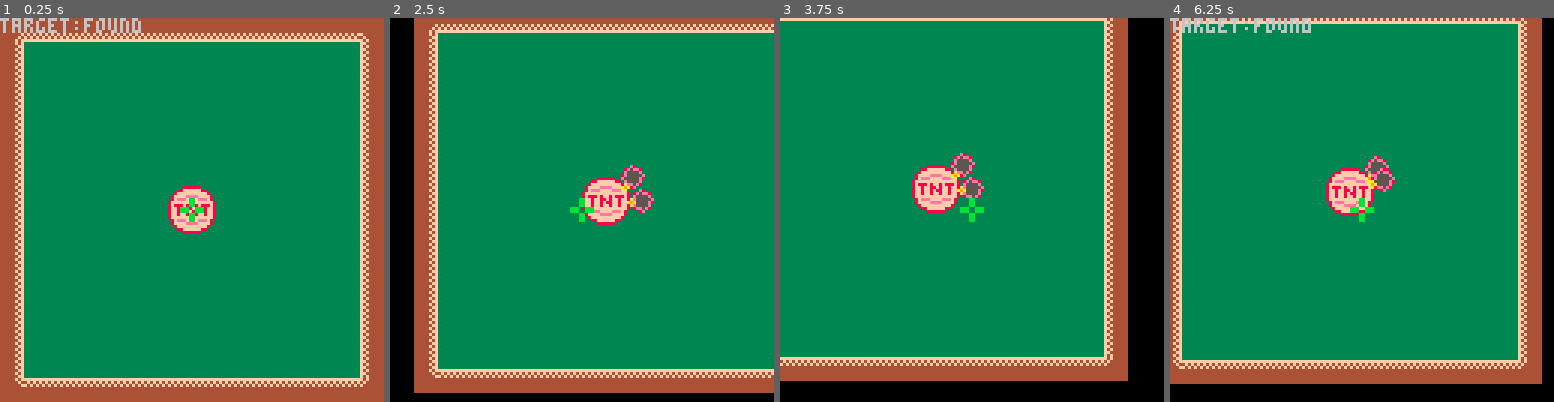
Above: before the commit, frames 1-4 (left to right).
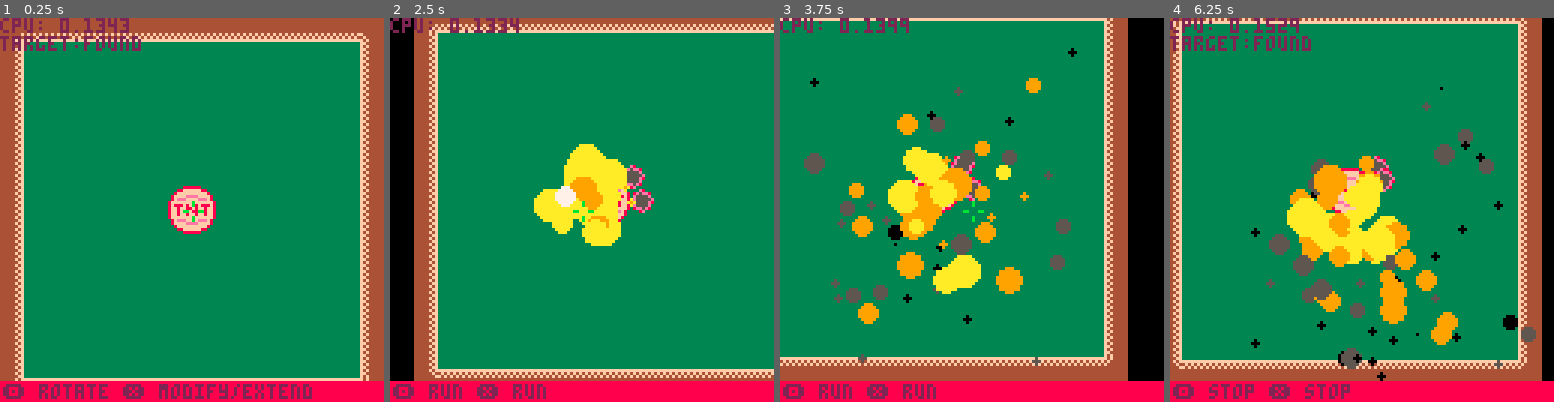
Above: after the commit, the same moments.

Repository: chromex/gamejaming
Game: PICO-8 cartridge wsu25/untitled.p8
Two runs of this game, one before a commit and one after it. Both use one fixed random seed, a clock stepped at 60 frames per second and the inputs below.
Inputs:
- Up to frame 1 (0.25 s): no input
- Up to frame 2 (2.5 s): tap O (Z key) at 0.33, 0.7, 1.43, 2.22 s; tap X (X key) at 1.07, 2.07, 2.4 s; hold Left 1.97-2.37 s; hold Down from 2.42 s (still down)
- Up to frame 3 (3.75 s): tap X (X key) every 0.33 s from 2.73 to 3.73 s; release Down at 2.82 s; hold Right 2.87-3.53 s; tap O (Z key) at 3.1 s; hold Up from 3.58 s (still down)
- Up to frame 4 (6.25 s): tap O (Z key) at 3.98, 4.87, 5.75 s; tap X (X key) every 0.33 s from 4.07 to 6.07 s; release Up at 4.08 s; hold Right 4.13-4.53 s; hold Down 4.58-5.08 s; hold Left 5.13-5.8 s; hold Up 5.85-6.18 s; hold Left from 6.23 s (still down)

The runs differ from the first frame. In frame 1, 7.0% of the frame differs, in the area x 0-100%, y 0-100%; in frame 2, 9.9%; in frame 3, 14%; in frame 4, 17%.

Commit message:
boom boom

Diff:
--- a/wsu25/untitled.p8
+++ b/wsu25/untitled.p8
@@ -125,7 +125,13 @@
 		pl.y=clamp(pl.y,mdata.miny,mdata.maxy)
 	end
 
+	if target==nil and selected==nil and btnp(❎) then
+		splode(pl.x,pl.y,20)
+	end
+
 	if (phase==1) pln_update()
+
+	tick_splode()
 end
 
 function draw_bomb()
@@ -161,9 +167,67 @@
 
 	draw_bomb()
 
-	spr(0,pl.x-4,pl.y-4)
+	draw_splode()
+
+	if (selected==nil) spr(0,pl.x-3,pl.y-3)
+
+	camera()
+	rectfill(0,121,128,128,8)
+	local action🅾️,action❎
+	if selected!=nil then
+		action🅾️="stop"
+		action❎="stop"
+	elseif target!=nil then
+		action🅾️="rotate"
+		action❎="modify/extend"
+	else
+		action🅾️="run"
+		action❎="run"
+	end
+	print("🅾️ "..action🅾️.." ❎ "..action❎,1,122,2)
 
 	draw_debug()
+end
+
+-- explosions
+
+particles={}
+excolors={5,9,10,7}
+
+function splode(x,y,num)
+	for i=0,num do
+		add(particles, {
+			x=flr(rnd(16)-8)+x,
+			y=flr(rnd(16)-8)+y,
+			vx=rnd(3)-1.5,
+			vy=rnd(3)-1.5,
+			r=flr(rnd(3))+2,
+			frames=30+flr(rnd(15))
+		})
+	end
+end
+
+function tick_splode()
+	rem={}
+	for part in all(particles) do
+		part.mod=(part.frames/30+0.3)
+		part.x+=part.vx*part.mod
+		part.y+=part.vy*part.mod
+		part.frames-=1
+		if (part.frames<0) add(rem,part)
+	end
+
+	for r in all(rem) do
+		del(particles,r)
+	end
+end
+
+function draw_splode()
+	for part in all(particles) do
+		local cidx=excolors[min(flr(part.frames/10),#excolors)]
+		local rad=part.mod*part.r
+		circfill(part.x,part.y,rad,cidx)
+	end
 end
 -->8
 
@@ -190,6 +254,7 @@
 
 function draw_debug()
 	camera()
+	print("cpu: "..stat(1),0,0)
 	for s in all(dbgstrs) do
 		print(s)
 	end
@@ -213,14 +278,14 @@
 	states[gstate][2]()
 end
 __gfx__
-000bb00044444444333333330a000000000000000000000000000000000000000000000000000000000e80000000000000000888888000000000000000000000
-000bb0004444444433333333a9a0000000000000000000000000000000000000000000000000000008e5ee800000000000088ffffff880000000000000000000
-000bb00044444444333333330a0000000000000000000000000000000000000000000000000000000e5555e000000000008ffffffffff8000000066600000000
-bbb00bbb4444444433333333000000000000000000000000000000000000000000000000000000008e55555e0000000008ffffeeeeffff800000677700000000
-bbb00bbb444444443333333300000000000000000000000000000000000000000000000000000000e55555e80000000008feeeffffeeef800006777700000000
-000bb0004f4f4f4f33333333000000000000000000000000000000000000000000000000000000000e5555e0000000008ffffffffffffff80067777700000000
-000bb000f4f4f4f4333333330000000000000000000000000000000000000000000000000000000008ee5e80000000008f888f8ff8f888f80067777700000000
-000bb000ffffffff33333333000000000000000000000000000000000000000000000000000000000008e000000000008ff8ff88f8ff8ff80067777700000000
+000b000044444444333333330a000000000000000000000000000000000000000000000000000000000e80000000000000000888888000000000000000000000
+000b00004444444433333333a9a0000000000000000000000000000000000000000000000000000008e5ee800000000000088ffffff880000000000000000000
+0000000044444444333333330a0000000000000000000000000000000000000000000000000000000e5555e000000000008ffffffffff8000000066600000000
+bb000bb04444444433333333000000000000000000000000000000000000000000000000000000008e55555e0000000008ffffeeeeffff800000677700000000
+00000000444444443333333300000000000000000000000000000000000000000000000000000000e55555e80000000008feeeffffeeef800006777700000000
+000b00004f4f4f4f33333333000000000000000000000000000000000000000000000000000000000e5555e0000000008ffffffffffffff80067777700000000
+000b0000f4f4f4f4333333330000000000000000000000000000000000000000000000000000000008ee5e80000000008f888f8ff8f888f80067777700000000
+00000000ffffffff33333333000000000000000000000000000000000000000000000000000000000008e000000000008ff8ff88f8ff8ff80067777700000000
 44444f4fffffffffff444444444444444444444444444f4ff4f4444400000000000000000000000000000000000000008ff8ff8f88ff8ff80000000000000000
 444444ff4f4f4f4ff4f444444444444444444444444444f44f44444400000000000000000000000000000000000000008ff8ff8ff8ff8ff80000000000000000
 44444f4ff4f4f4f4ff44444444444444444444444444444ff444444400000000000000000000000000000000000000008ffffffffffffff80000000000000000
Not shown, changed: wsu25/plan.md
